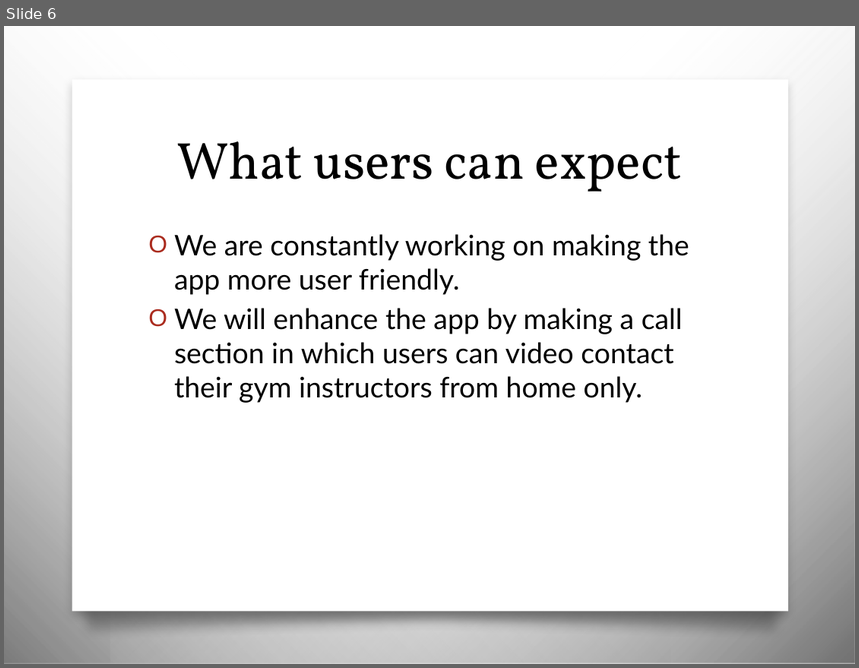
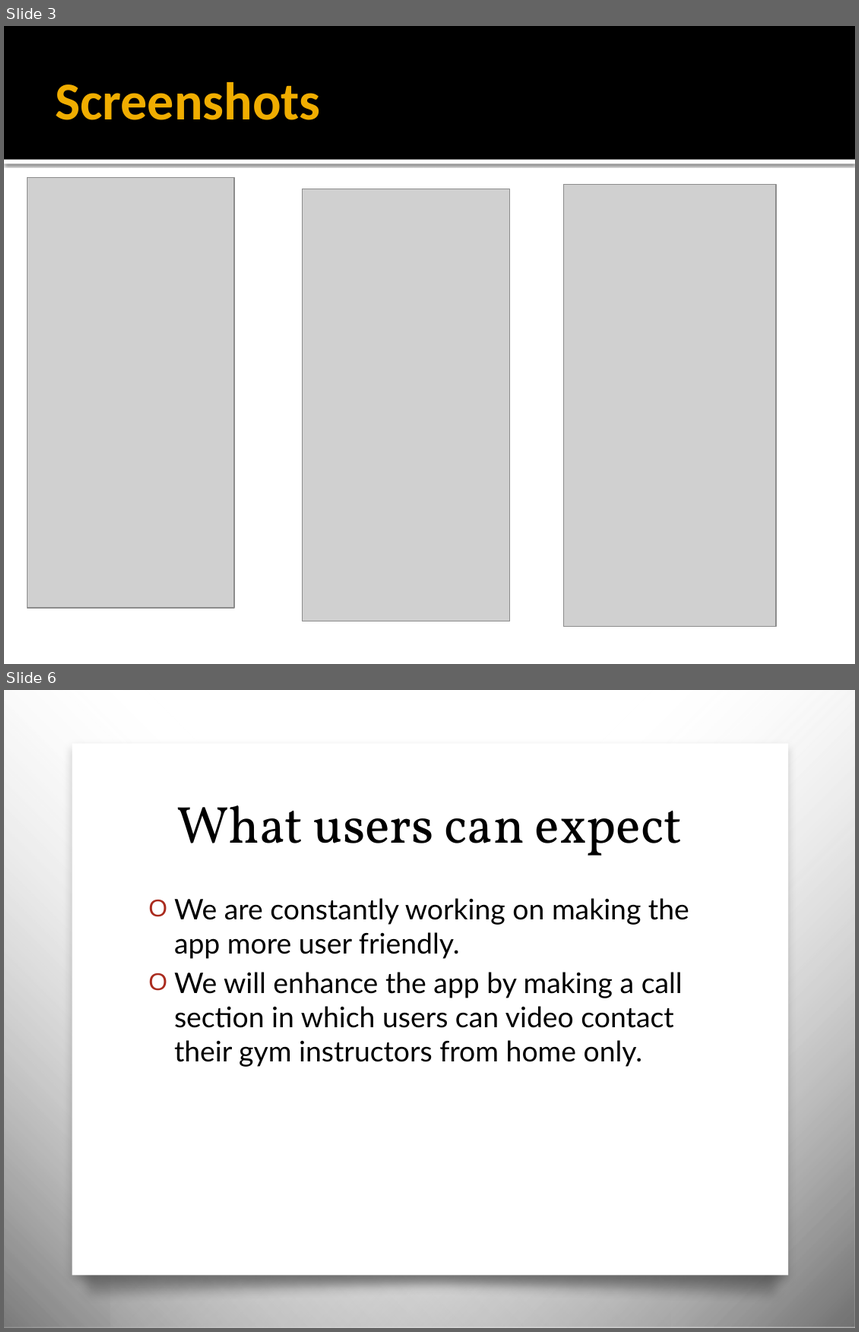
Before and after one commit to Zeo-shark/GymStructor, a slide deck: CODEX Gymstructor.pptx. Shown one above the other, each under a label of ours: slide 6 before the commit, slides 3 and 6 after it; the slides between them are not shown. The pictures are 859x668 and 859x1332 pixels, drawn with LibreOffice and Linux fonts; fonts in the diff are those of the drawing; grey boxes stand for pictures; background and template pictures are left out. Boxes give left, top, right and bottom in pixels: in the first picture for what was removed or moved away, otherwise in the second. Text is boxed around its words. In the diff, an @@ line names an element or a change of style, - is before the commit and + after.

```diff
--- a/CODEX Gymstructor.pptx
+++ b/CODEX Gymstructor.pptx
@@ slide 3 added at (4,26,855,664), background #FFFFFF @@
@@ rectangle added at (4,26,855,160), fill #000000 @@
@@ title added at (55,82,321,120), 45 pt, text #F0AD00, bold @@
+Screenshots
@@ rectangle added at (4,160,855,164), fill #FFFFFF @@
@@ picture added at (28,177,235,608) @@
@@ picture added at (563,184,776,627) @@
@@ picture added at (302,189,509,622) @@
```
Also in this commit, not shown: 3 slides changed, 2 other slides added, 2 slides removed.
